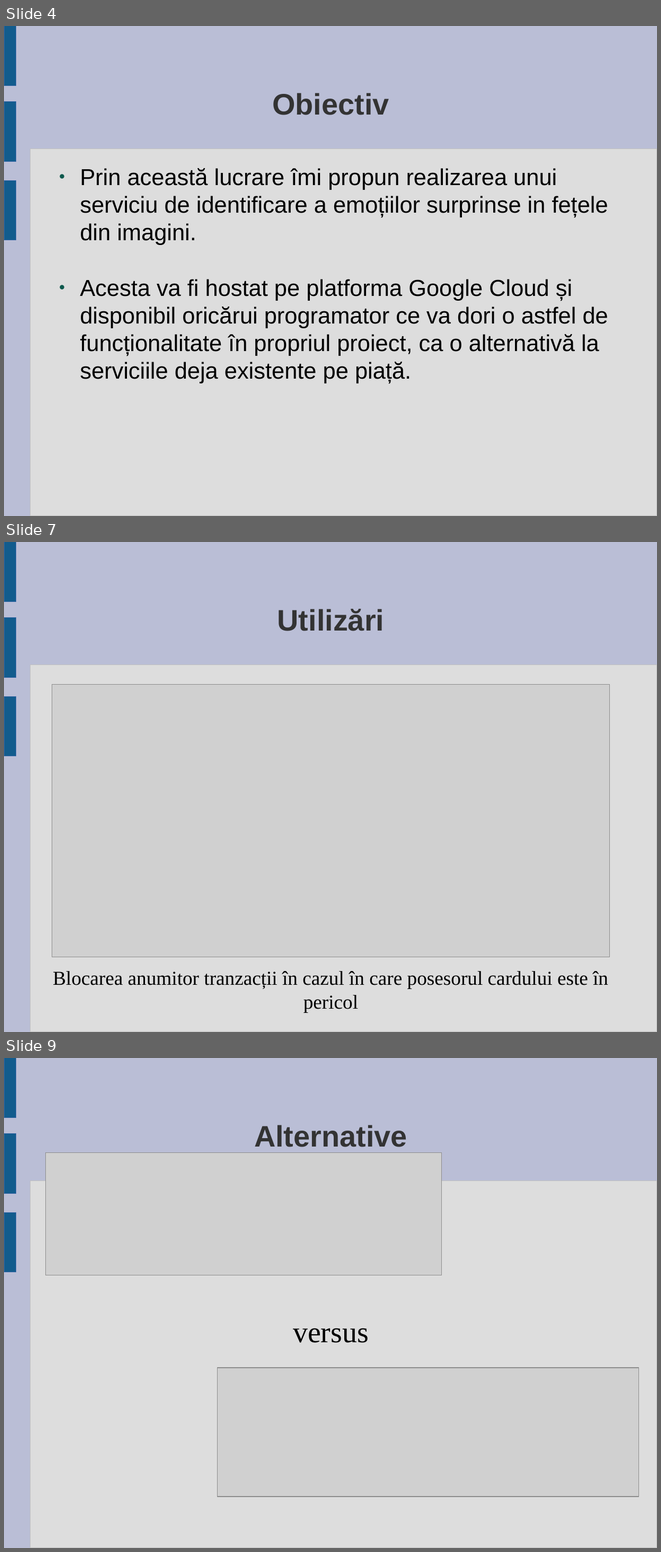
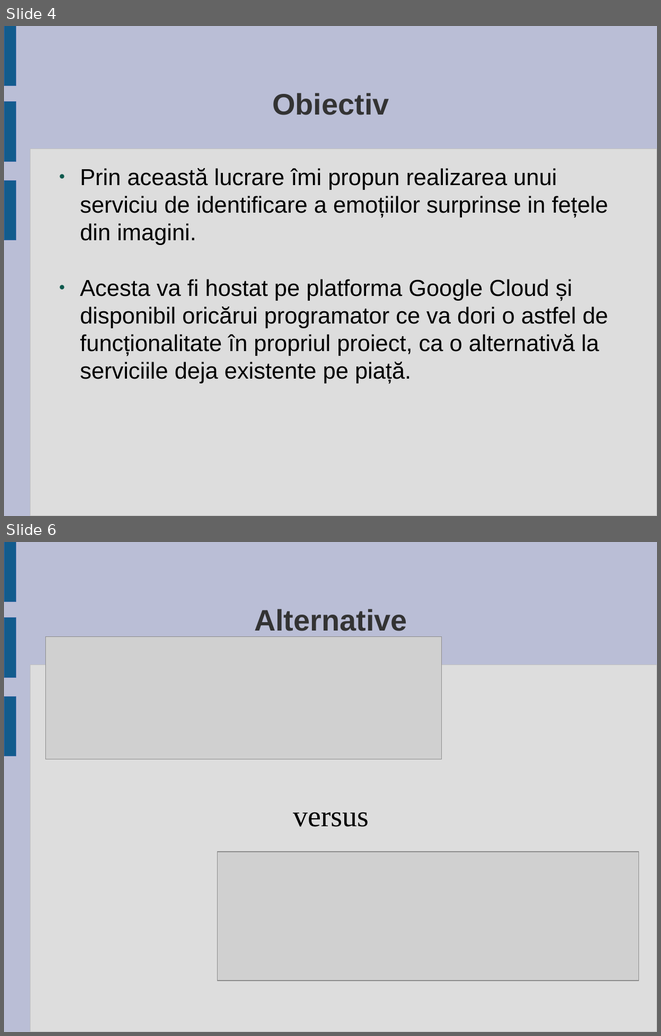
Before and after one commit to andreiherdes/licenta, a slide deck: Licenta2018HerdesAndrei/licenta-prezentare.odp. Shown one above the other, each under a label of ours: slides 4, 7 and 9 before the commit, slides 4 and 6 after it; the slides between them are not shown. The pictures are 661x1552 and 661x1036 pixels, drawn with LibreOffice and Linux fonts; fonts in the diff are those of the drawing; grey boxes stand for pictures. Boxes give left, top, right and bottom in pixels: in the first picture for what was removed or moved away, otherwise in the second. Text is boxed around its words. In the diff, an @@ line names an element or a change of style, - is before the commit and + after.

```diff
--- a/Licenta2018HerdesAndrei/licenta-prezentare.odp
+++ b/Licenta2018HerdesAndrei/licenta-prezentare.odp
@@ slide 7 removed at box(4, 542, 657, 1032), background #BABED6; not listed: 4 template elements that a slide beside it also shows @@
@@ title removed at box(277, 609, 385, 631) @@
-Utilizări
@@ picture removed at box(52, 684, 610, 957) @@
@@ subtitle removed at box(53, 971, 608, 1012) @@
-Blocarea anumitor tranzacții în cazul în care posesorul cardului este în pericol
@@ what was slide 9 is now slide 6 @@
```
Also in this commit, not shown: 2 slides changed, 3 slides added, 3 other slides removed, 1 other file.
